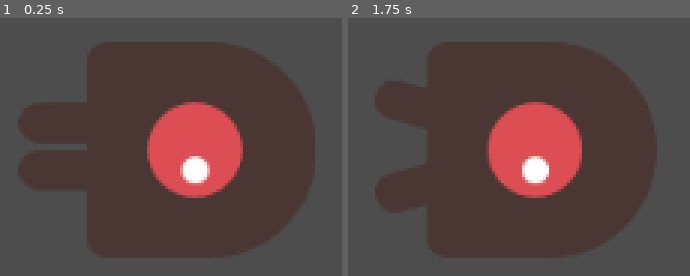
Above: before the commit, frames 1-2 (left to right).
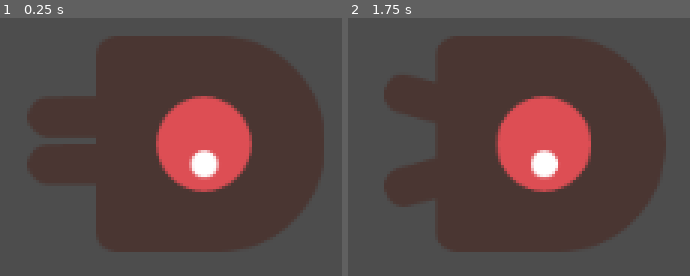
Above: after the commit, the same moments.

Repository: Mabaclaan/Dodge-the-Creeps
Game: Godot game, scene res://node_2d.tscn
Two runs of this game, one before a commit and one after it. Both use one fixed random seed, a clock stepped at 60 frames per second and the inputs below.
Inputs:
- Up to frame 1 (0.25 s): no input
- Up to frame 2 (1.75 s): hold Right (move_right) 0.53-1.28 s; tap Enter at 1.25 s; hold Down (move_down) from 1.28 s (still down)

The runs differ from the first frame. In frame 1, 9.6% of the frame differs, in the area x 5-95%, y 6-94%; in frame 2, 8.9%.

Commit message:
finished hud

Diff:
--- a/node_2d.tscn
+++ b/node_2d.tscn
@@ -82,7 +82,7 @@
 height = 104.0
 
 [node name="Player" type="Area2D"]
-position = Vector2(168, 213)
+position = Vector2(171, 211)
 metadata/_edit_group_ = true
 
 [node name="CollisionShape2D" type="CollisionShape2D" parent="."]
